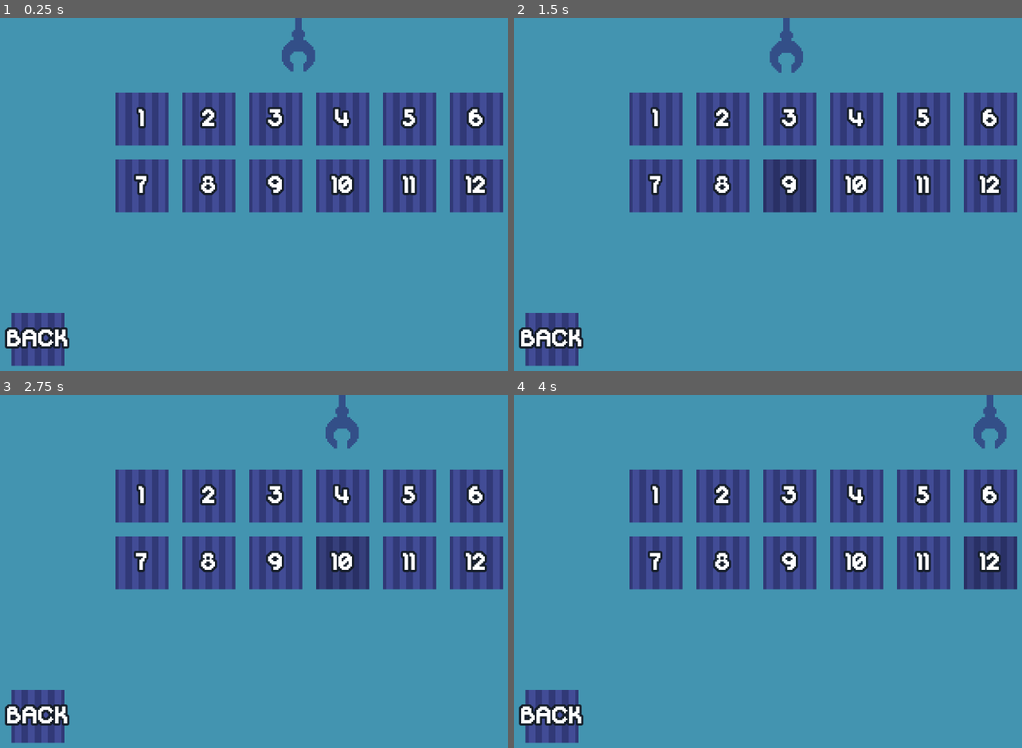
Above: before the commit, frames 1-4 (two rows, left to right).
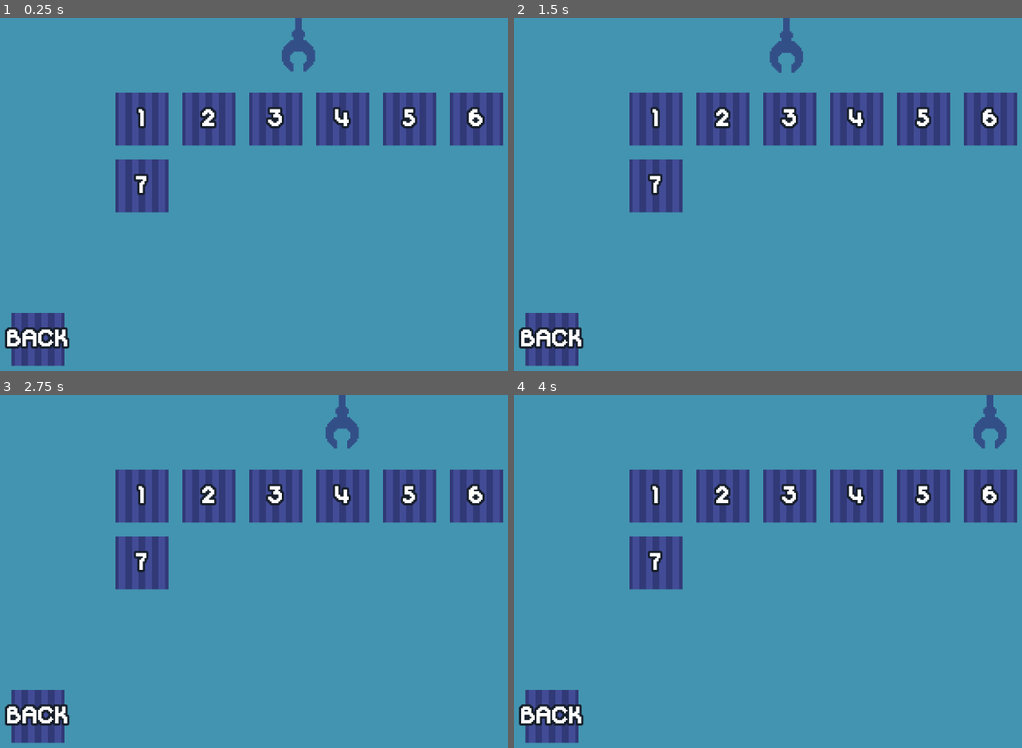
Above: after the commit, the same moments.

Repository: rafesholler/gmtk-2025
Game: Godot game, scene res://Menu/LevelSelect.tscn
The game is run twice, just before and just after one commit, with the same random seed, the same clock (stepped at 60 frames per second) and the same inputs. This scene is started directly instead of the project's main scene.
Inputs (mouse positions are in pixels of both pictures, inside the frame that each line leads up to):
- Up to frame 1 (0.25 s): no input
- Up to frame 2 (1.5 s): click (722, 187) at 0.5 s, where only the run before the commit has a clickable "8"; click (788, 187) at 1.25 s, where only the run before the commit has a clickable "9"
- Up to frame 3 (2.75 s): click (340, 564) at 2 s, where only the run before the commit has a clickable "10"
- Up to frame 4 (4 s): click (925, 564) at 2.75 s, where only the run before the commit has a clickable "11"; click (991, 564) at 3.5 s, where only the run before the commit has a clickable "12"

The runs differ from the first frame. In frame 1, 7.9% of the frame differs, in the area x 35-100%, y 40-56%; in frame 2, 7.9%; in frame 3, 7.9%; in frame 4, 7.9%.
Error before the commit: Invalid access to property or key '7' on a base object of type 'Dictionary'. (res://Menu/grid.gd:9)

Commit message:
Update LevelSelect.tscn

Diff:
--- a/Menu/LevelSelect.tscn
+++ b/Menu/LevelSelect.tscn
@@ -251,146 +251,6 @@
 horizontal_alignment = 1
 vertical_alignment = 1
 
-[node name="8" type="TextureButton" parent="CanvasLayer/Grid"]
-layout_mode = 2
-size_flags_horizontal = 3
-texture_normal = ExtResource("5_lkv0u")
-texture_pressed = ExtResource("6_fwg7u")
-texture_hover = ExtResource("7_61bti")
-script = ExtResource("9_3p8ty")
-number = 7
-
-[node name="Label" type="Label" parent="CanvasLayer/Grid/8"]
-layout_mode = 1
-anchors_preset = 8
-anchor_left = 0.5
-anchor_top = 0.5
-anchor_right = 0.5
-anchor_bottom = 0.5
-offset_left = -6.5
-offset_top = -25.5
-offset_right = 6.5
-offset_bottom = 25.5
-grow_horizontal = 2
-grow_vertical = 2
-size_flags_horizontal = 4
-text = "8"
-label_settings = SubResource("LabelSettings_fwg7u")
-horizontal_alignment = 1
-vertical_alignment = 1
-
-[node name="9" type="TextureButton" parent="CanvasLayer/Grid"]
-layout_mode = 2
-size_flags_horizontal = 3
-texture_normal = ExtResource("5_lkv0u")
-texture_pressed = ExtResource("6_fwg7u")
-texture_hover = ExtResource("7_61bti")
-script = ExtResource("9_3p8ty")
-number = 8
-
-[node name="Label" type="Label" parent="CanvasLayer/Grid/9"]
-layout_mode = 1
-anchors_preset = 8
-anchor_left = 0.5
-anchor_top = 0.5
-anchor_right = 0.5
-anchor_bottom = 0.5
-offset_left = -6.5
-offset_top = -25.5
-offset_right = 6.5
-offset_bottom = 25.5
-grow_horizontal = 2
-grow_vertical = 2
-size_flags_horizontal = 4
-text = "9"
-label_settings = SubResource("LabelSettings_fwg7u")
-horizontal_alignment = 1
-vertical_alignment = 1
-
-[node name="10" type="TextureButton" parent="CanvasLayer/Grid"]
-layout_mode = 2
-size_flags_horizontal = 3
-texture_normal = ExtResource("5_lkv0u")
-texture_pressed = ExtResource("6_fwg7u")
-texture_hover = ExtResource("7_61bti")
-script = ExtResource("9_3p8ty")
-number = 9
-
-[node name="Label" type="Label" parent="CanvasLayer/Grid/10"]
-layout_mode = 1
-anchors_preset = 8
-anchor_left = 0.5
-anchor_top = 0.5
-anchor_right = 0.5
-anchor_bottom = 0.5
-offset_left = -6.5
-offset_top = -25.5
-offset_right = 6.5
-offset_bottom = 25.5
-grow_horizontal = 2
-grow_vertical = 2
-size_flags_horizontal = 4
-text = "10"
-label_settings = SubResource("LabelSettings_fwg7u")
-horizontal_alignment = 1
-vertical_alignment = 1
-
-[node name="11" type="TextureButton" parent="CanvasLayer/Grid"]
-layout_mode = 2
-size_flags_horizontal = 3
-texture_normal = ExtResource("5_lkv0u")
-texture_pressed = ExtResource("6_fwg7u")
-texture_hover = ExtResource("7_61bti")
-script = ExtResource("9_3p8ty")
-number = 10
-
-[node name="Label" type="Label" parent="CanvasLayer/Grid/11"]
-layout_mode = 1
-anchors_preset = 8
-anchor_left = 0.5
-anchor_top = 0.5
-anchor_right = 0.5
-anchor_bottom = 0.5
-offset_left = -6.5
-offset_top = -25.5
-offset_right = 6.5
-offset_bottom = 25.5
-grow_horizontal = 2
-grow_vertical = 2
-size_flags_horizontal = 4
-text = "11"
-label_settings = SubResource("LabelSettings_fwg7u")
-horizontal_alignment = 1
-vertical_alignment = 1
-
-[node name="12" type="TextureButton" parent="CanvasLayer/Grid"]
-layout_mode = 2
-size_flags_horizontal = 3
-texture_normal = ExtResource("5_lkv0u")
-texture_pressed = ExtResource("6_fwg7u")
-texture_hover = ExtResource("7_61bti")
-script = ExtResource("9_3p8ty")
-number = 11
-
-[node name="Label" type="Label" parent="CanvasLayer/Grid/12"]
-layout_mode = 1
-anchors_preset = 8
-anchor_left = 0.5
-anchor_top = 0.5
-anchor_right = 0.5
-anchor_bottom = 0.5
-offset_left = -6.5
-offset_top = -25.5
-offset_right = 6.5
-offset_bottom = 25.5
-grow_horizontal = 2
-grow_vertical = 2
-size_flags_horizontal = 4
-text = "12"
-label_settings = SubResource("LabelSettings_fwg7u")
-horizontal_alignment = 1
-vertical_alignment = 1
-
 [node name="Back" type="TextureButton" parent="CanvasLayer"]
 offset_left = 38.0
 offset_top = 534.0
@@ -428,9 +288,4 @@
 [connection signal="pressed" from="CanvasLayer/Grid/5" to="CanvasLayer/Grid/5" method="_on_pressed"]
 [connection signal="pressed" from="CanvasLayer/Grid/6" to="CanvasLayer/Grid/6" method="_on_pressed"]
 [connection signal="pressed" from="CanvasLayer/Grid/7" to="CanvasLayer/Grid/7" method="_on_pressed"]
-[connection signal="pressed" from="CanvasLayer/Grid/8" to="CanvasLayer/Grid/8" method="_on_pressed"]
-[connection signal="pressed" from="CanvasLayer/Grid/9" to="CanvasLayer/Grid/9" method="_on_pressed"]
-[connection signal="pressed" from="CanvasLayer/Grid/10" to="CanvasLayer/Grid/10" method="_on_pressed"]
-[connection signal="pressed" from="CanvasLayer/Grid/11" to="CanvasLayer/Grid/11" method="_on_pressed"]
-[connection signal="pressed" from="CanvasLayer/Grid/12" to="CanvasLayer/Grid/12" method="_on_pressed"]
 [connection signal="pressed" from="CanvasLayer/Back" to="CanvasLayer/Back" method="_on_pressed"]
